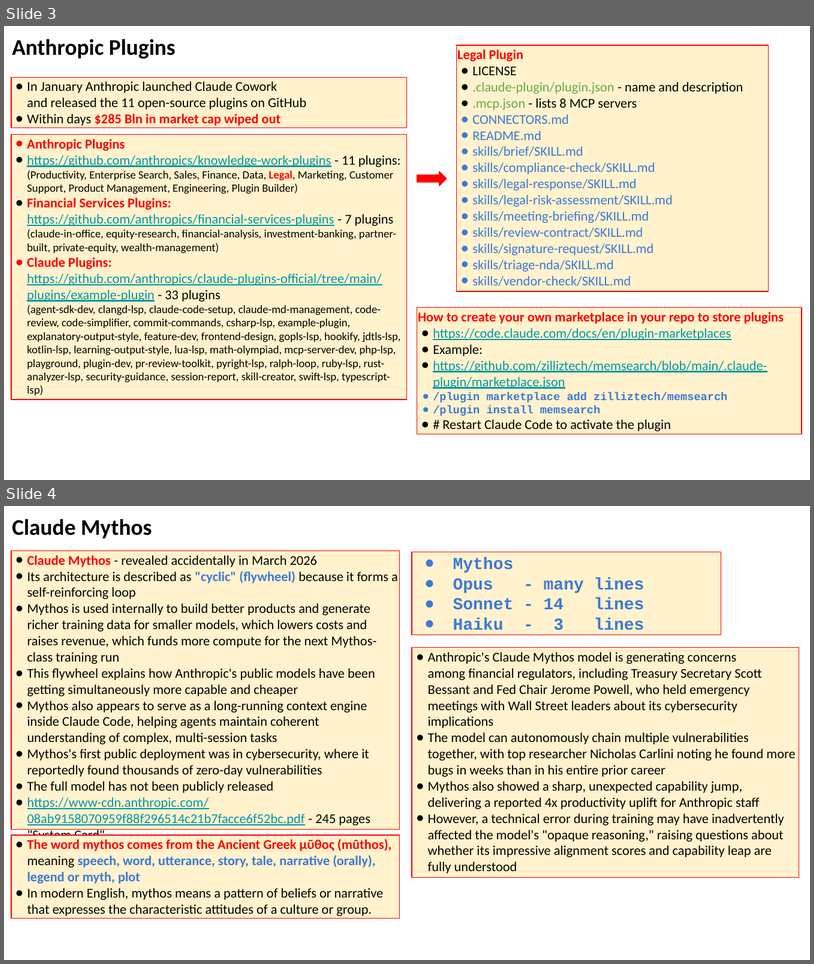
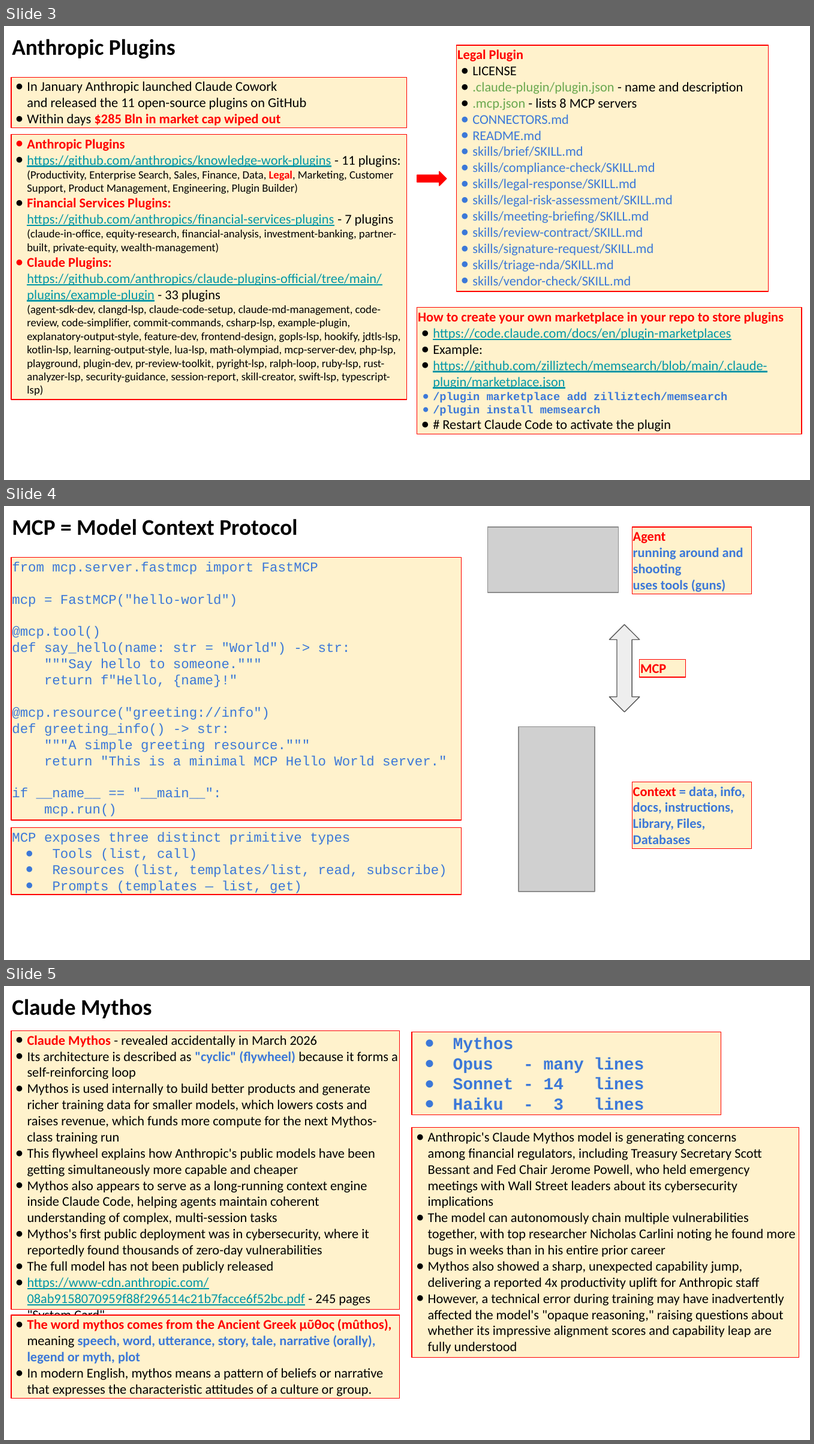
Before and after one commit to lselector/seminar, a slide deck: 2026/2026-04-17-AI-Updates.pptx. Shown one above the other, each under a label of ours: slides 3 and 4 before the commit, slides 3, 4 and 5 after it. The pictures are 814x964 and 814x1444 pixels, drawn with LibreOffice and Linux fonts; fonts in the diff are those of the drawing; grey boxes stand for pictures. Boxes give left, top, right and bottom in pixels: in the first picture for what was removed or moved away, otherwise in the second. Text is boxed around its words. In the diff, an @@ line names an element or a change of style, - is before the commit and + after.

```diff
--- a/2026/2026-04-17-AI-Updates.pptx
+++ b/2026/2026-04-17-AI-Updates.pptx
@@ slide 4 added at (x1=4, y1=506, x2=810, y2=960), background #FFFFFF @@
@@ text added at (x1=12, y1=519, x2=297, y2=535), 20 pt, text #000000, bold @@
+MCP = Model Context Protocol
@@ picture added at (x1=488, y1=527, x2=618, y2=592) @@
@@ rectangle added at (x1=632, y1=527, x2=752, y2=594), fill #FFF2CC, outline #FF0000 0.75 pt, 12 pt, text #3C78D8, bold @@
+Agent
+running around and shooting
+uses tools (guns)
@@ rectangle added at (x1=11, y1=558, x2=462, y2=820), fill #FFF2CC, outline #FF0000 0.75 pt, 12 pt, text #3C78D8 @@
+from mcp.server.fastmcp import FastMCP
+mcp = FastMCP("hello-world")
+@mcp.tool()
+def say_hello(name: str = "World") -> str:
+"""Say hello to someone."""
+return f"Hello, {name}!"
+@mcp.resource("greeting://info")
+def greeting_info() -> str:
+"""A simple greeting resource."""
+return "This is a minimal MCP Hello World server."
+if __name__ == "__main__":
+mcp.run()
@@ up down arrow added at (x1=609, y1=625, x2=640, y2=712), fill #EEEEEE, outline #595959 0.75 pt @@
@@ rectangle added at (x1=640, y1=659, x2=686, y2=677), fill #FFF2CC, outline #FF0000 0.75 pt, 12 pt, text #FF0000, bold @@
+MCP
@@ picture added at (x1=519, y1=726, x2=595, y2=891) @@
@@ rectangle added at (x1=632, y1=782, x2=752, y2=849), fill #FFF2CC, outline #FF0000 0.75 pt, 12 pt, text #3C78D8, bold @@
+Context = data, info,
+docs, instructions,
+Library, Files, Databases
@@ rectangle added at (x1=11, y1=828, x2=462, y2=895), fill #FFF2CC, outline #FF0000 0.75 pt, 12 pt, text #3C78D8 @@
+MCP exposes three distinct primitive types
+● Tools (list, call)
+● Resources (list, templates/list, read, subscribe)
+● Prompts (templates — list, get)
@@ what was slide 4 is now slide 5 @@
```
Also in this commit, not shown: 4 slides changed, 1 slide removed.
